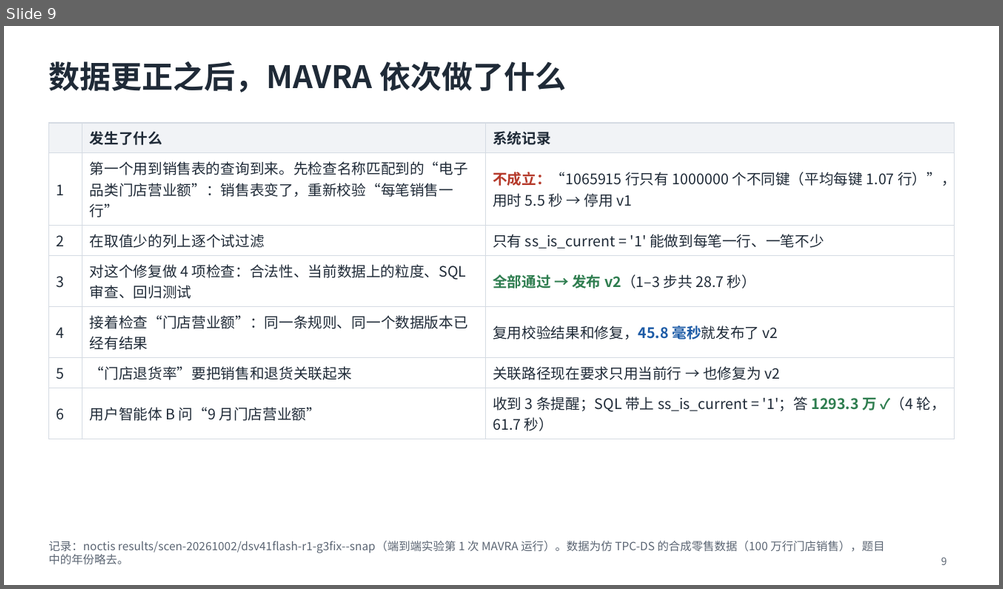
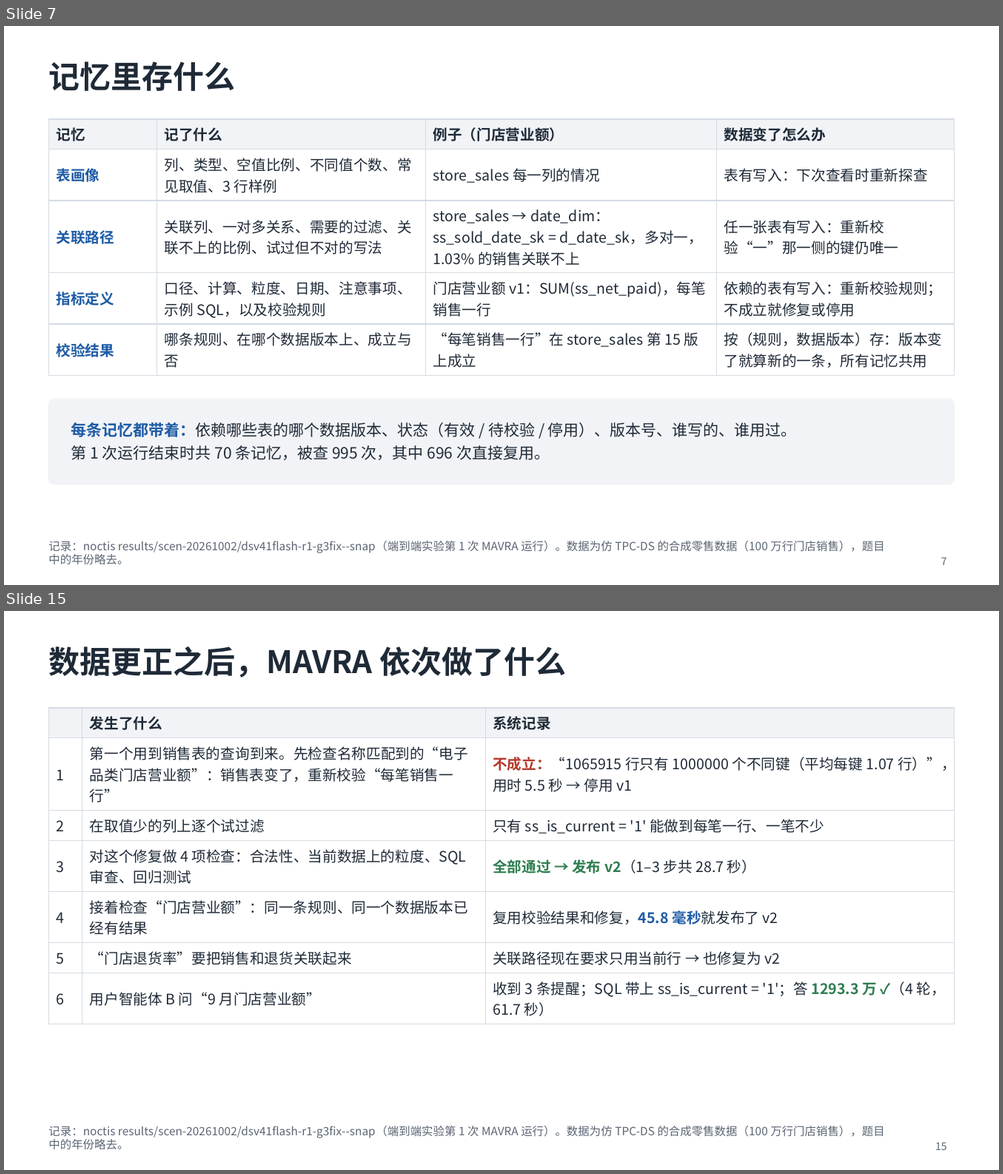
Before and after one commit to mmmttt000045/agent4db-adapter, a slide deck: docs/mavra-system.pptx. Shown one above the other, each under a label of ours: slide 9 before the commit, slides 7 and 15 after it; the slides between them are not shown. The pictures are 1003x589 and 1003x1174 pixels, drawn with LibreOffice and Linux fonts; fonts in the diff are those of the drawing. Boxes give left, top, right and bottom in pixels: in the first picture for what was removed or moved away, otherwise in the second. Text is boxed around its words. In the diff, an @@ line names an element or a change of style, - is before the commit and + after.

```diff
--- a/docs/mavra-system.pptx
+++ b/docs/mavra-system.pptx
@@ slide 7 added at (x1=4, y1=26, x2=999, y2=585), background #FFFFFF @@
@@ title added at (x1=48, y1=62, x2=235, y2=91), 30 pt, text #1F2A37, bold @@
+记忆里存什么
@@ table added at (x1=48, y1=119, x2=954, y2=371), 5 rows, 4 columns @@
+记忆 | 记了什么 | 例子（门店营业额） | 数据变了怎么办
+表画像 | 列、类型、空值比例、不同值个数、常见取值、3 行样例 | store_sales 每一列的情况 | 表有写入：下次查看时重新探查
+关联路径 | 关联列、一对多关系、需要的过滤、关联不上的比例、试过但不对的写法 | store_sales → date_dim：ss_sold_date_sk = d_date_sk，多对一，1.03% 的销售关联不上 | 任一张表有写入：重新校验“一”那一侧的键仍唯一
+指标定义 | 口径、计算、粒度、日期、注意事项、示例 SQL，以及校验规则 | 门店营业额 v1：SUM(ss_net_paid)，每笔销售一行 | 依赖的表有写入：重新校验规则；不成立就修复或停用
+校验结果 | 哪条规则、在哪个数据版本上、成立与否 | “每笔销售一行”在 store_sales 第 15 版上成立 | 按（规则，数据版本）存：版本变了就算新的一条，所有记忆共用
@@ rounded rectangle added at (x1=48, y1=399, x2=954, y2=485), fill #F1F3F6, outline #F1F3F6 1 pt @@
@@ text added at (x1=71, y1=423, x2=797, y2=460), 15 pt, text #1F2A37 @@
+每条记忆都带着：依赖哪些表的哪个数据版本、状态（有效 / 待校验 / 停用）、版本号、谁写的、谁用过。
+第 1 次运行结束时共 70 条记忆，被查 995 次，其中 696 次直接复用。
@@ text added at (x1=48, y1=541, x2=884, y2=565), 11 pt, text #5B6573 @@
+记录：noctis results/scen-20261002/dsv41flash-r1-g3fix--snap（端到端实验第 1 次 MAVRA 运行）。数据为仿 TPC-DS 的合成零售数据（100 万行门店销售），题目中的年份略去。
@@ page number added at (x1=941, y1=557, x2=947, y2=565), 10 pt, text #5B6573 @@
+7
@@ what was slide 9 is now slide 15 @@
@@ page number at (x1=935, y1=1142, x2=947, y2=1150): text changed @@
-9
+15
```
Also in this commit, not shown: 6 slides changed, 10 other slides added, 4 slides removed, 6 other files.
